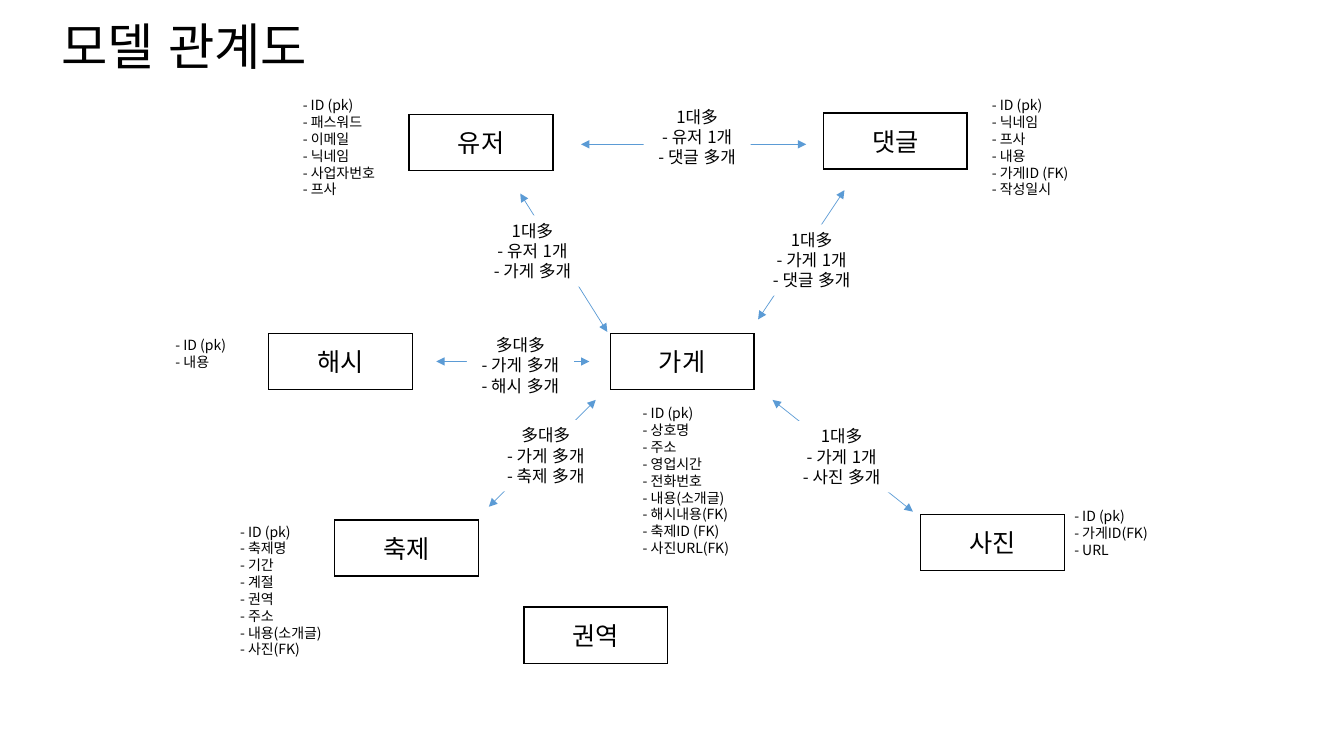
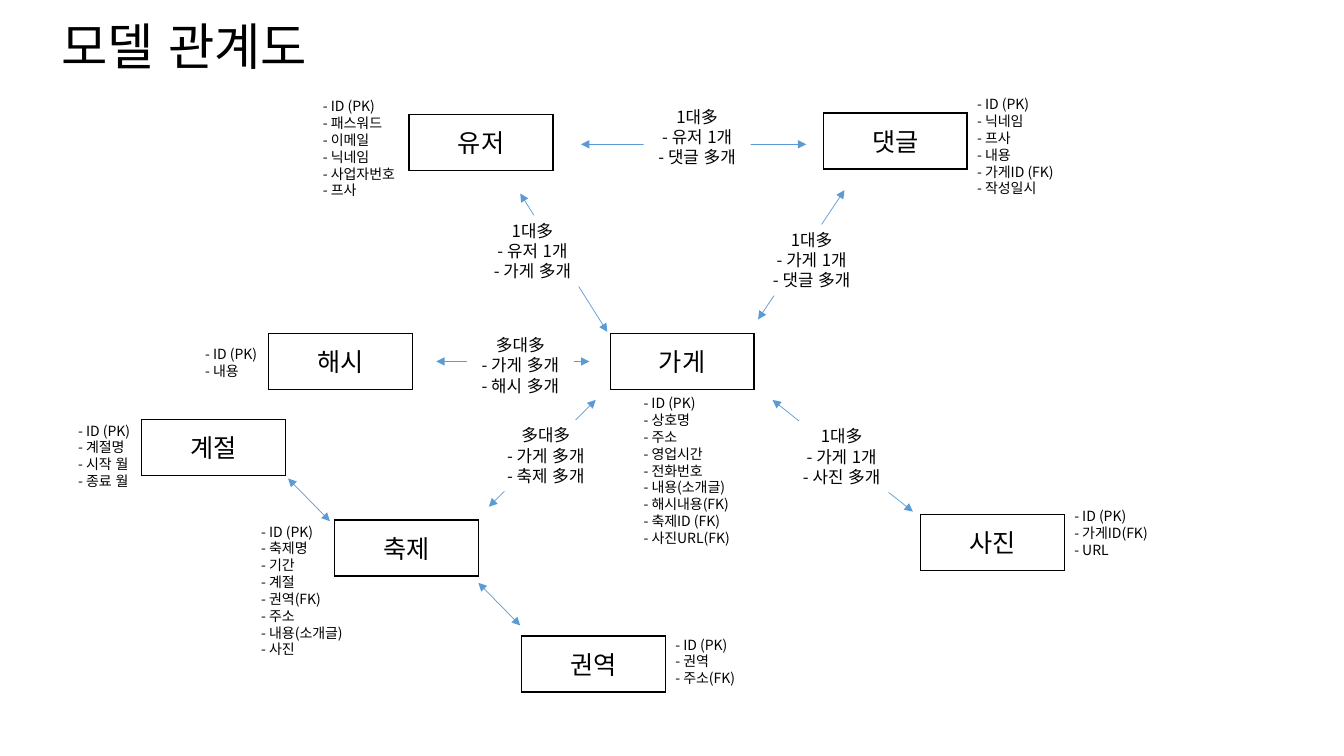
Before and after one commit to Shrimp-Square/Season_dinning-Project, a slide deck: slide 1 of Document/모델관계도&페이지구성.pptx. Drawn at 1344x756 pixels with LibreOffice and Linux fonts; fonts in the diff are those of the drawing. Boxes give left, top, right and bottom in pixels: in the first picture for what was removed or moved away, otherwise in the second. Text is boxed around its words. In the diff, an @@ line names an element or a change of style, - is before the commit and + after.

Commit message:
25. 2. 24 1. 수정사항   - 모델관계도&페이지구성 : 모델 관계도에 계절 추가

```diff
--- a/Document/모델관계도&페이지구성.pptx
+++ b/Document/모델관계도&페이지구성.pptx
@@ text "- ID (PK)" moved from (x1=311, y1=98, x2=375, y2=195) to (x1=331, y1=99, x2=395, y2=196) @@
@@ text at (x1=331, y1=99, x2=375, y2=114): text changed @@
-- ID (pk)
+- ID (PK)
@@ text "- ID (PK)" moved from (x1=1000, y1=98, x2=1068, y2=195) to (x1=985, y1=97, x2=1054, y2=194) @@
@@ text at (x1=985, y1=97, x2=1029, y2=112): text changed @@
-- ID (pk)
+- ID (PK)
@@ text "- ID (PK)" moved from (x1=183, y1=338, x2=226, y2=368) to (x1=213, y1=347, x2=257, y2=377) @@
@@ text at (x1=213, y1=347, x2=257, y2=362): text changed @@
-- ID (pk)
+- ID (PK)
@@ rectangle added at (x1=142, y1=419, x2=286, y2=476), outline #000000 1 pt, 18 pt, text #000000 @@
+계절
@@ text "- ID (PK)" moved from (x1=651, y1=406, x2=729, y2=556) to (x1=651, y1=396, x2=730, y2=546) @@
@@ text at (x1=651, y1=396, x2=695, y2=411): text changed @@
-- ID (pk)
+- ID (PK)
@@ text added at (x1=86, y1=424, x2=130, y2=487), 10 pt, text #000000 @@
+- ID (PK)
+- 계절명
+- 시작 월
+- 종료 월
@@ double arrow added from (288, 479) to (330, 521), #5B9BD5 0.5 pt @@
@@ text at (x1=1082, y1=509, x2=1126, y2=524): text changed @@
-- ID (pk)
+- ID (PK)
@@ text "- ID (PK)" moved from (x1=248, y1=525, x2=322, y2=657) to (x1=269, y1=525, x2=343, y2=655) @@
@@ text at (x1=269, y1=525, x2=313, y2=540): text changed @@
-- ID (pk)
+- ID (PK)
@@ text at (x1=269, y1=592, x2=321, y2=607): text changed @@
-- 권역
+- 권역(FK)
@@ double arrow added from (479, 583) to (520, 626), #5B9BD5 0.5 pt @@
@@ text at (x1=269, y1=642, x2=295, y2=655): text changed @@
-- 사진(FK)
+- 사진
@@ rectangle "권역" moved from (x1=524, y1=607, x2=668, y2=663) to (x1=522, y1=636, x2=666, y2=693) @@
@@ text added at (x1=683, y1=638, x2=735, y2=686), 10 pt, text #000000 @@
+- ID (PK)
+- 권역
+- 주소(FK)
```
